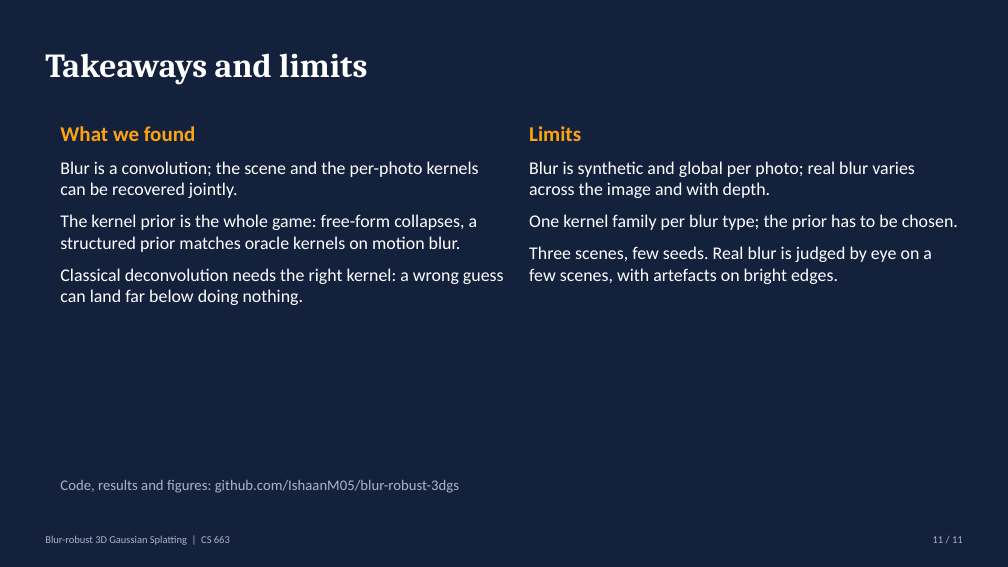
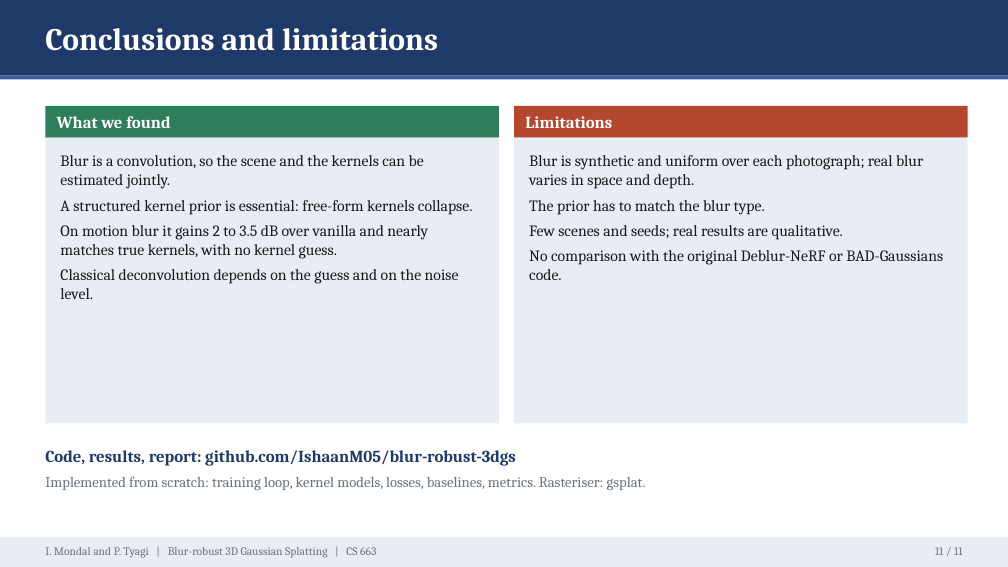
Before and after one commit to IshaanM05/blur-robust-3dgs, a slide deck: slide 11 of docs/slides.pptx. Drawn at 1008x567 pixels with LibreOffice and Linux fonts; fonts in the diff are those of the drawing. Boxes give left, top, right and bottom in pixels: in the first picture for what was removed or moved away, otherwise in the second. Text is boxed around its words. In the diff, an @@ line names an element or a change of style, - is before the commit and + after.

Commit message:
Beamer-style slide deck with typeset equations and pipeline diagram; add teammate name and roll number

```diff
--- a/docs/slides.pptx
+++ b/docs/slides.pptx
@@ background #14213D to #FFFFFF @@
@@ rectangle added at [0,0,1008,76], fill #1F3A68 @@
@@ text at [45,28,438,51]: text changed; size 32 to 30 pt @@
-Takeaways and limits
+Conclusions and limitations
@@ rectangle added at [0,76,1008,79], fill #3B5E9A @@
@@ rectangle added at [45,106,499,138], fill #2E7D5B @@
@@ text added at [57,116,170,128], 16 pt, text #FFFFFF, bold @@
+What we found
@@ rectangle added at [514,106,968,138], fill #B5472F @@
@@ text added at [525,116,612,128], 16 pt, text #FFFFFF, bold @@
+Limitations
@@ rectangle added at [45,138,499,423], fill #E8EDF5 @@
@@ rectangle added at [514,138,968,423], fill #E8EDF5 @@
@@ text at [60,155,473,299]: text changed; size 17 to 15 pt; font Calibri to Cambria; text colour #FFFFFF to #1A1A1A @@
-What we found
-Blur is a convolution; the scene and the per-photo kernels can be recovered jointly.
-The kernel prior is the whole game: free-form collapses, a structured prior matches oracle kernels on motion blur.
-Classical deconvolution needs the right kernel: a wrong guess can land far below doing nothing.
+Blur is a convolution, so the scene and the kernels can be estimated jointly.
+A structured kernel prior is essential: free-form kernels collapse.
+On motion blur it gains 2 to 3.5 dB over vanilla and nearly matches true kernels, with no kernel guess.
+Classical deconvolution depends on the guess and on the noise level.
@@ text at [529,155,943,280]: text changed; size 17 to 15 pt; font Calibri to Cambria; text colour #FFFFFF to #1A1A1A @@
-Limits
-Blur is synthetic and global per photo; real blur varies across the image and with depth.
-One kernel family per blur type; the prior has to be chosen.
-Three scenes, few seeds. Real blur is judged by eye on a few scenes, with artefacts on bright edges.
+Blur is synthetic and uniform over each photograph; real blur varies in space and depth.
+The prior has to match the blur type.
+Few scenes and seeds; real results are qualitative.
+No comparison with the original Deblur-NeRF or BAD-Gaussians code.
@@ text at [45,450,646,490]: text changed; font Calibri to Cambria; text colour #AAB4C5 to #6B7280 @@
-Code, results and figures: github.com/IshaanM05/blur-robust-3dgs
+Code, results, report: github.com/IshaanM05/blur-robust-3dgs
+Implemented from scratch: training loop, kernel models, losses, baselines, metrics. Rasteriser: gsplat.
@@ rectangle added at [0,537,1008,567], fill #E8EDF5 @@
@@ text at [45,547,376,558]: text changed; size 10 to 11 pt; font Calibri to Cambria; text colour #AAB4C5 to #6B7280 @@
-Blur-robust 3D Gaussian Splatting | CS 663
+I. Mondal and P. Tyagi | Blur-robust 3D Gaussian Splatting | CS 663
@@ text "11 / 11": place and size @@
-text "11 / 11" at [933,536,963,543]
+text "11 / 11" at [935,547,962,555]
@@ text "11 / 11" at [935,547,962,555]: size 10 to 11 pt, font Calibri to Cambria, text colour #AAB4C5 to #6B7280; more space between paragraphs @@
```
Also in this commit, not shown: 3 other slides changed, 7 slides added, 7 slides removed, 9 other files.
